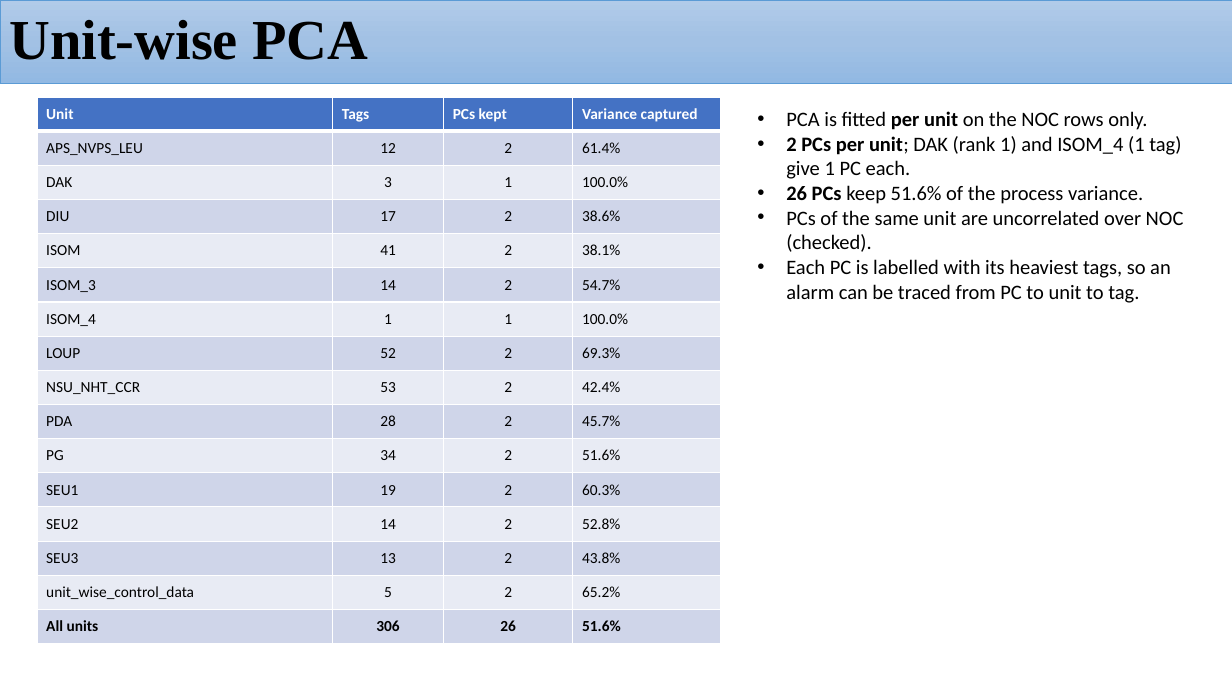
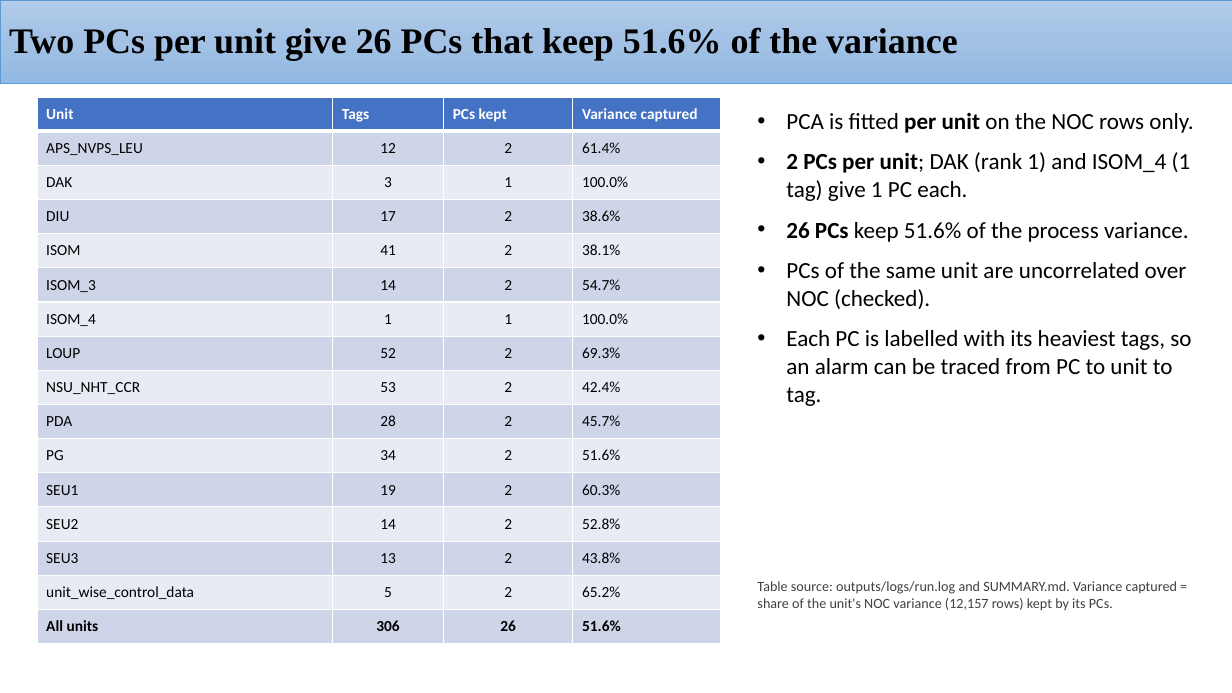
Before and after one commit to H-N-Chavda/Root-Cause-Detection, a slide deck: slide 11 of presentations/week10/HPCL Project_05112026_flare_RCA.pptx (slide 10 before the commit). Drawn at 1232x693 pixels with LibreOffice and Linux fonts; fonts in the diff are those of the drawing. Boxes give left, top, right and bottom in pixels: in the first picture for what was removed or moved away, otherwise in the second. Text is boxed around its words. In the diff, an @@ line names an element or a change of style, - is before the commit and + after.

```diff
--- a/presentations/week10/HPCL Project_05112026_flare_RCA.pptx
+++ b/presentations/week10/HPCL Project_05112026_flare_RCA.pptx
@@ title at [9,27,958,60]: text changed; size 44 to 28 pt @@
-Unit-wise PCA
+Two PCs per unit give 26 PCs that keep 51.6% of the variance
@@ text "PCA is fitted per unit ..." at [786,113,1193,406]: size 16 to 18 pt; more space between paragraphs @@
@@ text added at [757,581,1177,611], 11 pt, text #404040 @@
+Table source: outputs/logs/run.log and SUMMARY.md. Variance captured = share of the unit's NOC variance (12,157 rows) kept by its PCs.
```
Also in this commit, not shown: 20 other slides changed, 2 slides added, 1 slide removed, 3 other files.
